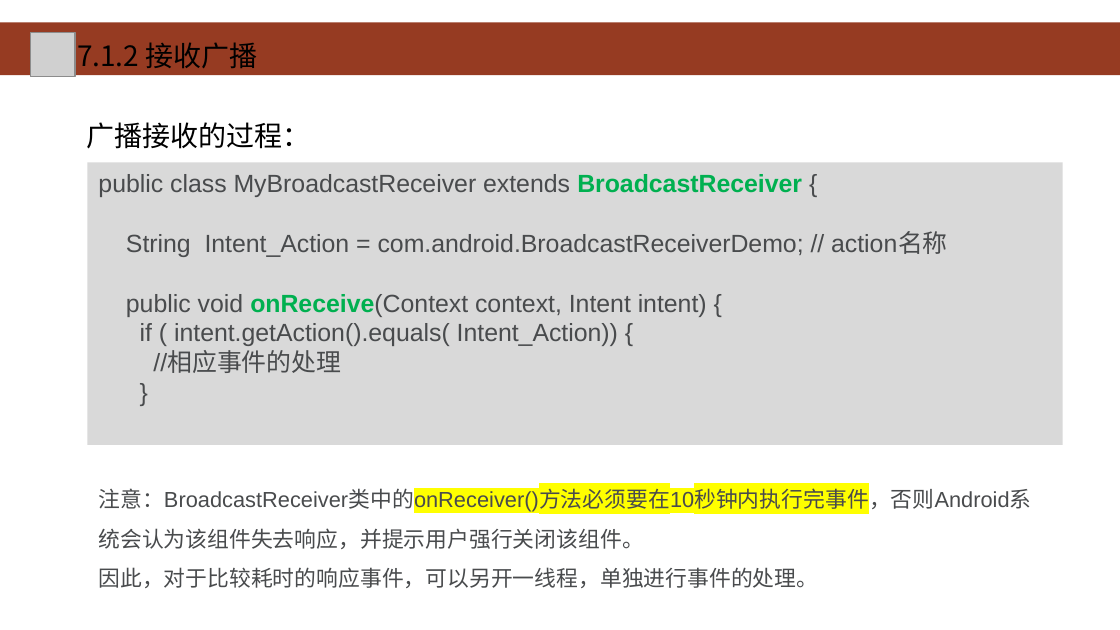
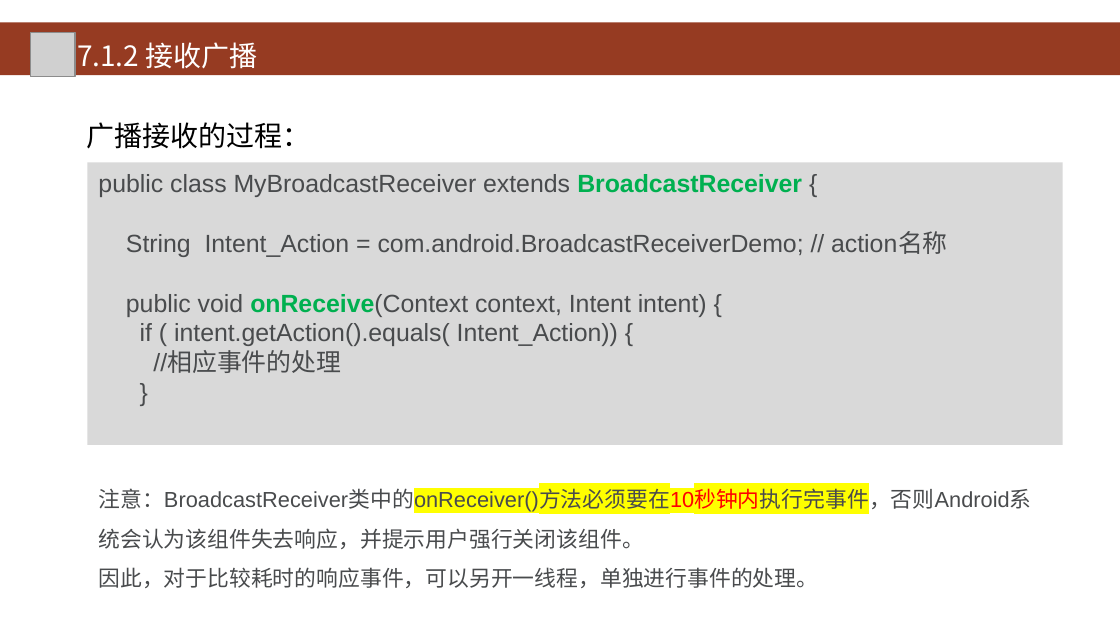
Before and after one commit to HBU/Android-PPT, a slide deck: slide 7 of 07.0 -- 广播 ------- 第07章.pptx. Drawn at 1120x630 pixels with LibreOffice and Linux fonts; fonts in the diff are those of the drawing; grey boxes stand for pictures; background and template pictures are left out. Boxes give left, top, right and bottom in pixels: in the first picture for what was removed or moved away, otherwise in the second. Text is boxed around its words. In the diff, an @@ line names an element or a change of style, - is before the commit and + after.

```diff
--- a/07.0 -- 广播 ------- 第07章.pptx
+++ b/07.0 -- 广播 ------- 第07章.pptx
@@ text "7.1.2 接收广播" at [77,42,258,69]: text colour #000000 to #FFFFFF @@
@@ text at [98,486,1031,549]: text colour #494B4D to #FF0000 in "注意：BroadcastReceiver类中的onReceiver()方法必须要在10秒钟内执行完事件，否则Androi ..." @@
```
Also in this commit, not shown: 16 other slides changed.
